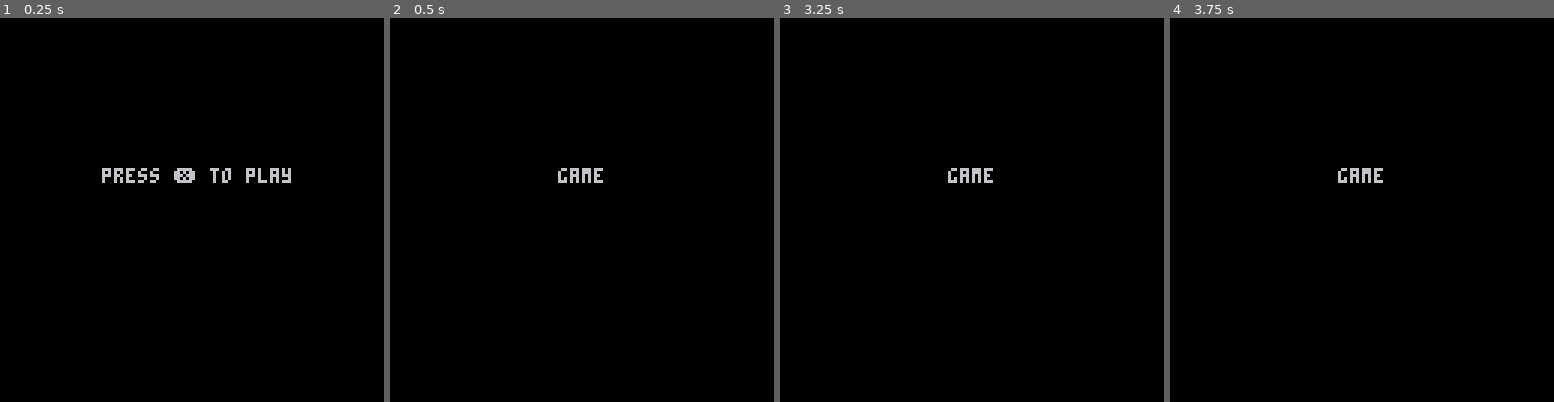
Above: before the commit, frames 1-4 (left to right).
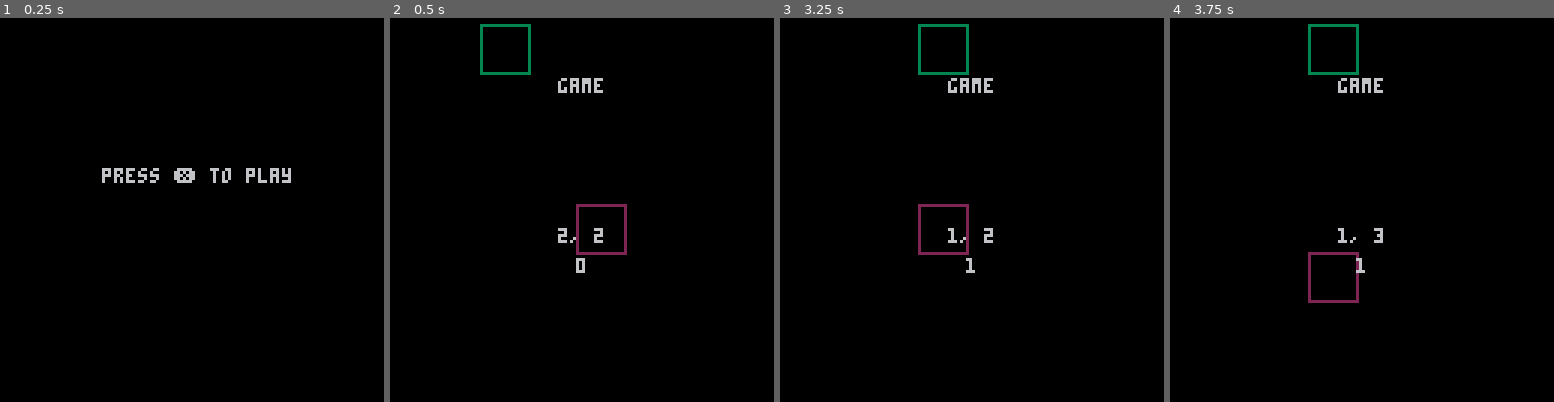
Above: after the commit, the same moments.

Repository: FelixEder/jigsaw-battle
Game: PICO-8 cartridge jigsaw-battle.p8
Two runs of this game, one before a commit and one after it. Both use one fixed random seed, a clock stepped at 60 frames per second and the inputs below.
Inputs:
- Up to frame 1 (0.25 s): no input
- Up to frame 2 (0.5 s): tap X (X key) at 0.33 s
- Up to frame 3 (3.25 s): tap X (X key) at 1.07, 1.85, 2.97 s; hold Right 1.6-2.1 s; hold P2 Left 1.6-2.1 s; hold Up 2.15-2.42 s; hold P2 Down 2.15-2.42 s; hold Right 2.47-3.03 s; hold P2 Left 2.47-3.03 s; hold Left from 3.08 s (still down); hold P2 Right from 3.08 s (still down)
- Up to frame 4 (3.75 s): release Left at 3.58 s; release P2 Right at 3.58 s; hold Down from 3.63 s (still down); hold P2 Up from 3.63 s (still down)

Frame 1 is identical in both runs. In frame 2, 1.5% of the frame differs, in the area x 23-62%, y 1-67%; in frame 3, 1.5%; in frame 4, 1.5%.

Commit message:
cursor movement

Diff:
--- a/jigsaw-battle.p8
+++ b/jigsaw-battle.p8
@@ -36,6 +36,7 @@
 function menu_update()
 	if btnp(❎) then
 		scene = "game"
+		game_init()
 	end
 end
 
@@ -45,16 +46,53 @@
 end
 -->8
 --scene_game
+function game_init()
+		--todo set all game state
+  --todo set main grid
+  --todo set p1 selection row
+  grid_player = {
+    x = 2,
+    y = 2,
+  }
+  selection_cursor = 0
+end
+
 function game_update()
 	--todo
 	if btnp(❎) then
 		scene = "end"
 	end
+
+	--todo make p1, p2 exchangeable
+	if btnp(⬆️) then
+		grid_player.y = max(0, grid_player.y - 1)
+	end
+	if btnp(⬇️) then
+		grid_player.y = min(5, grid_player.y + 1)
+	end
+	if btnp(➡️) then
+	 grid_player.x = min(5, grid_player.x + 1)
+	end
+	if btnp(⬅️) then
+	 grid_player.x = max(0, grid_player.x - 1)
+	end
+
+	if btnp(➡️, 1) then
+		selection_cursor = min(2, selection_cursor + 1)
+	end
+	if btnp(⬅️, 1) then
+	 selection_cursor = max(0, selection_cursor - 1)
+	end
 end
 
 function game_draw()
 	cls()
-	printc("game", 50)
+	printc("game", 20)
+	rect(30 + grid_player.x * 16, 30 + grid_player.y * 16, 46 + grid_player.x * 16, 46 + grid_player.y * 16, 2)
+ 	rect(30 + selection_cursor * 16, 2, 46 + selection_cursor * 16, 18, 3)
+
+	printc(tostring(grid_player.x) .. ", " ..  tostring(grid_player.y), 70)
+	printc(tostring(selection_cursor), 80)
 end
 -->8
 --scene_end
Not shown, changed: 129 lines of the sprite sheet (__gfx__) section of jigsaw-battle.p8
Not shown, changed: the thumbnail (__label__) section of jigsaw-battle.p8
